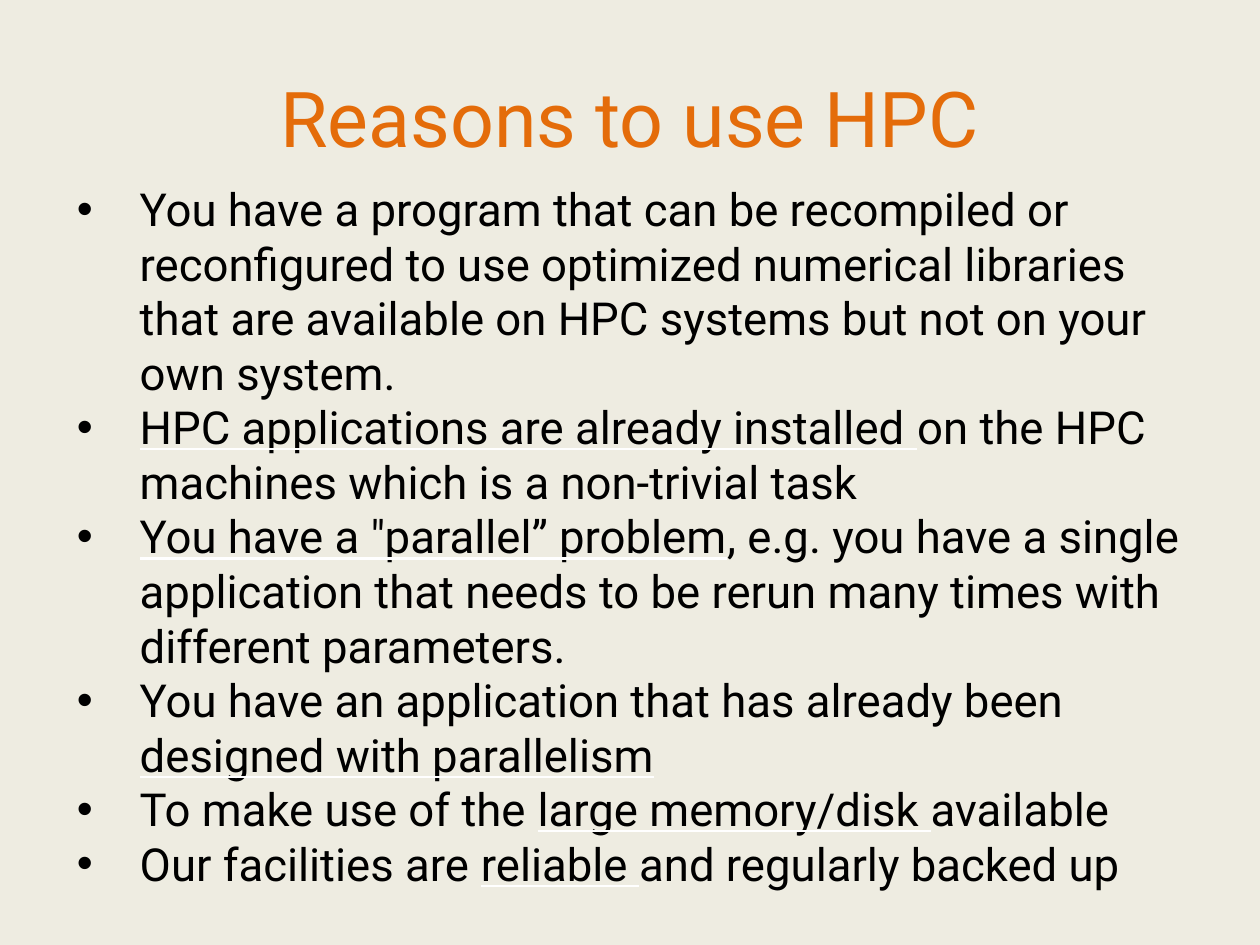
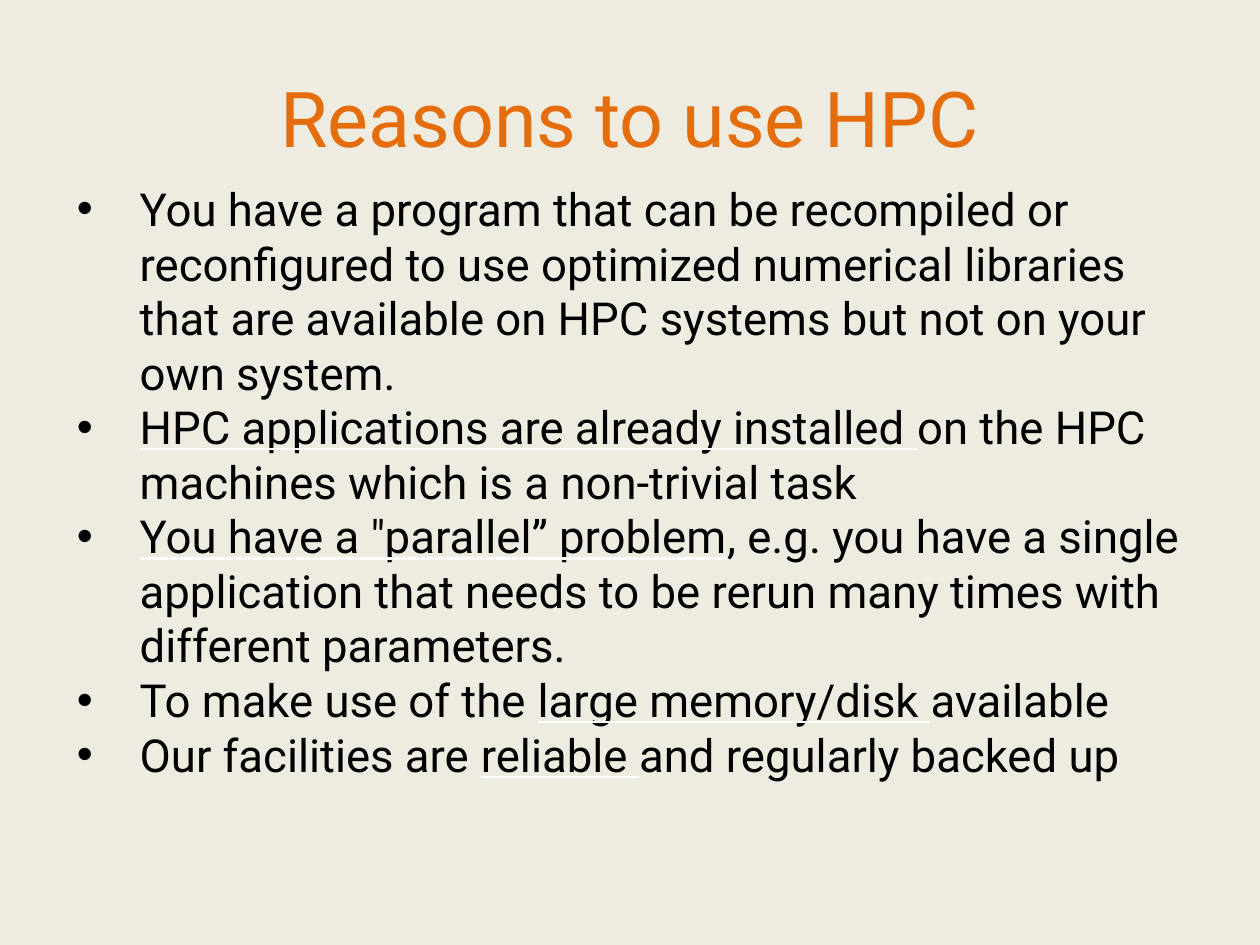
Before and after one commit to IntersectAustralia/TrainingMaterials, a slide deck: slide 4 of hpc1/03 HPC - Slides.pptx. Drawn at 1260x945 pixels with LibreOffice and Linux fonts; fonts in the diff are those of the drawing. Boxes give left, top, right and bottom in pixels: in the first picture for what was removed or moved away, otherwise in the second. Text is boxed around its words. In the diff, an @@ line names an element or a change of style, - is before the commit and + after.

```diff
--- a/hpc1/03 HPC - Slides.pptx
+++ b/hpc1/03 HPC - Slides.pptx
@@ text at (140,683,1063,782): paragraph removed @@
-• You have an application that has already been designed with parallelism
```
Also in this commit, not shown: 3 other slides changed, 3 slides removed, 1 other file.
